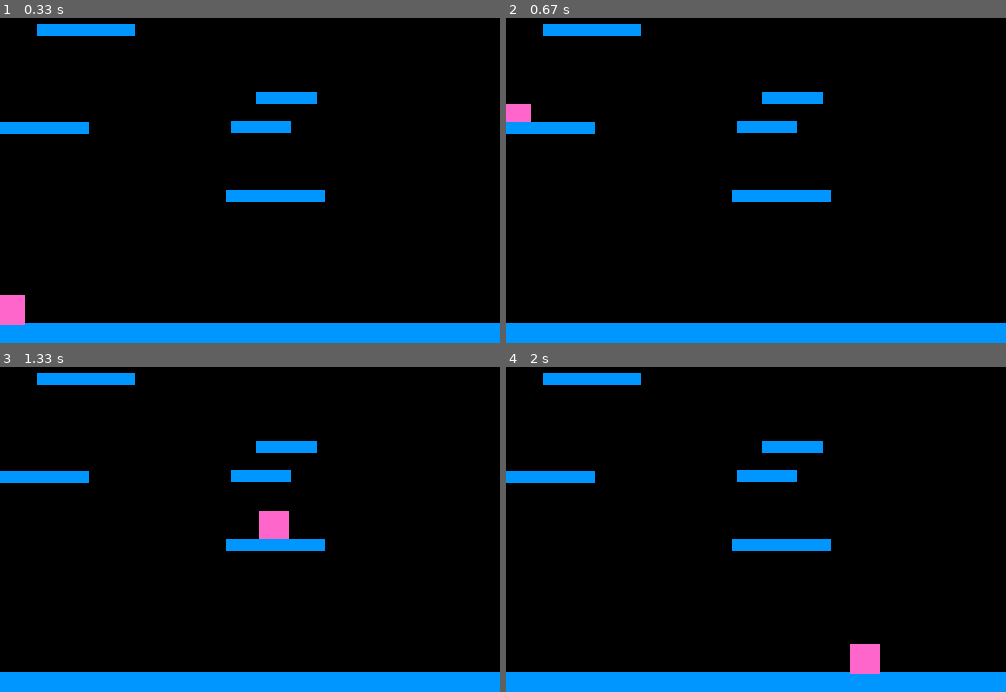
Above: before the commit, frames 1-4 (two rows, left to right).
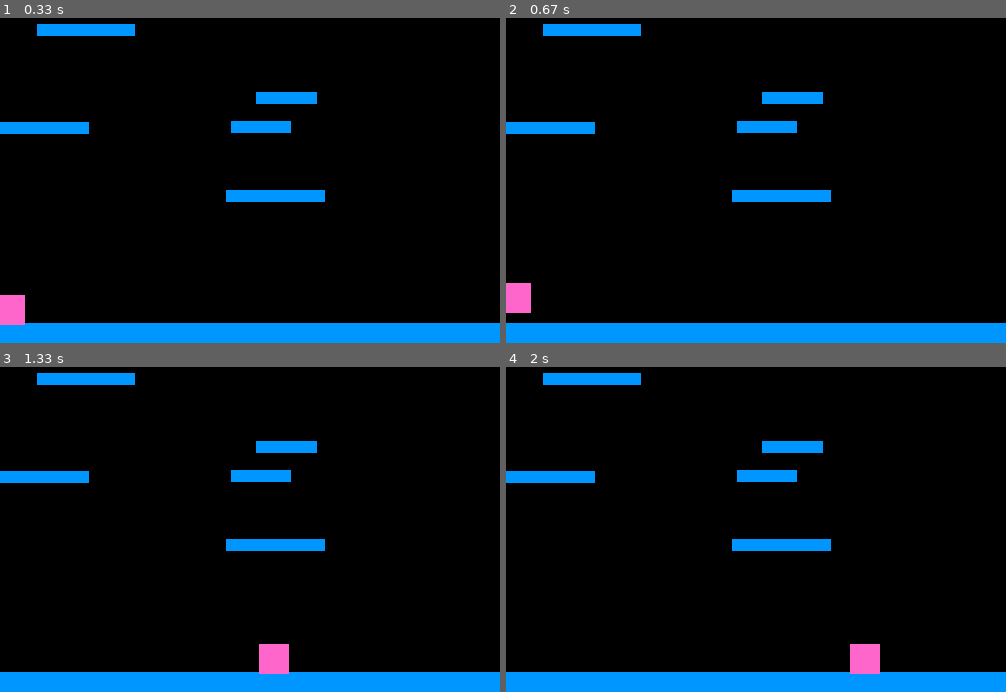
Above: after the commit, the same moments.

Repository: HoleForYou/Jumping-Game-in-PyGame
Game: pygame game, started from september1.py
Two runs of this game, one before a commit and one after it. Both use one fixed random seed, a clock stepped at 60 frames per second and the inputs below.
Inputs:
- Up to frame 1 (0.33 s): no input
- Up to frame 2 (0.67 s): tap Space at 0.33 s
- Up to frame 3 (1.33 s): hold Right 0.67-1.13 s; hold Right from 1.17 s (still down)
- Up to frame 4 (2 s): release Right at 1.63 s; hold Left from 1.67 s (still down)

Frame 1 is identical in both runs. In frame 2, 0.7% of the frame differs, in the area x 0-5%, y 26-91%; in frame 3, 1.1%, in the area x 51-58%, y 44-95%; in frame 4, nothing differs.

Commit message:
improved the jump mechanics
the jump before was like that if you press the space bar the player would make the jump with the same amount of force every time.

but now you can choose between small jumps and higher jumps by pressing the space bar for longer and shorter

Diff:
--- a/september1.py
+++ b/september1.py
@@ -43,6 +43,7 @@
         self.pos = vec((10, 385))
         self.vel = vec(0, 0)
         self.acc = vec(0, 0)
+        self.jumping = False
 
     def move(self):
         self.acc = vec(0, 0.5)
@@ -64,16 +65,24 @@
         self.rect.midbottom = self.pos
 
     def update(self):
-        hits = py.sprite.spritecollide(p1, platforms, False)
-        if p1.vel.y > 0:
+        hits = py.sprite.spritecollide(self, platforms, False)
+        if self.vel.y > 0:
             if hits:
-                self.pos.y = hits[0].rect.top + 1
-                self.vel.y = 0
+                if self.pos.y < hits[0].rect.bottom:
+                    self.pos.y = hits[0].rect.top + 1
+                    self.vel.y = 0
+                    self.jumping = False
 
     def jump(self):
         hits = py.sprite.spritecollide(self, platforms, False)
-        if hits:
+        if hits and not self.jumping:
+            self.jumping = True
             self.vel.y = -15
+
+    def cancel_jump(self):
+        if self.jumping:
+            if self.vel.y < -3:
+                self.vel.y = -3
 
 
 class platform(py.sprite.Sprite):
@@ -92,7 +101,7 @@
 
 def plat_gen():
     while len(platforms) < 7:
-        plat_gen_width = random.randrange(50, 500)
+        plat_gen_width = random.randrange(50, width)
         p = platform()
         p.rect.center = (random.randrange(0, plat_gen_width),
                          random.randrange(-50, 0))
@@ -140,6 +149,9 @@
         if event.type == py.KEYDOWN:
             if event.key == py.K_SPACE:
                 p1.jump()
+        if event.type == py.KEYUP:
+            if event.key == py.K_SPACE:
+                p1.cancel_jump()
 
     # Infinite scrolling code
     if p1.rect.top <= height / 3:
